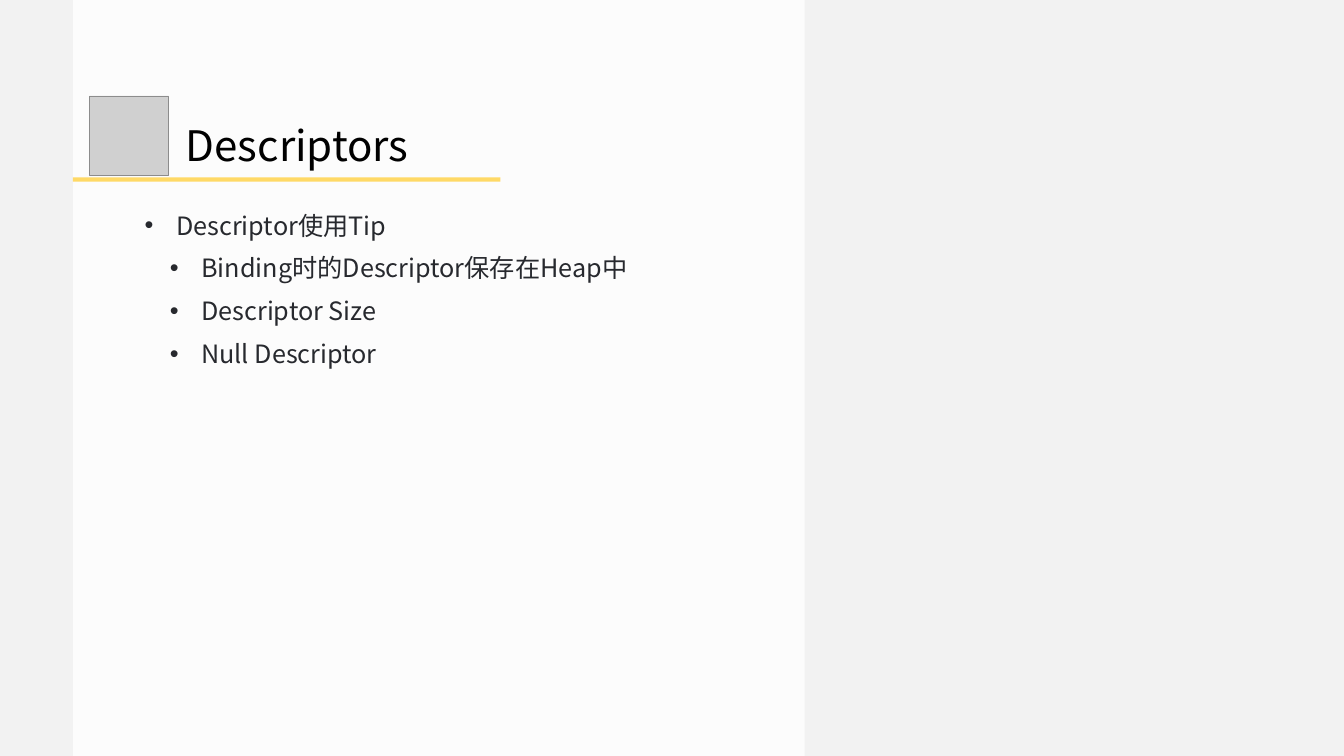
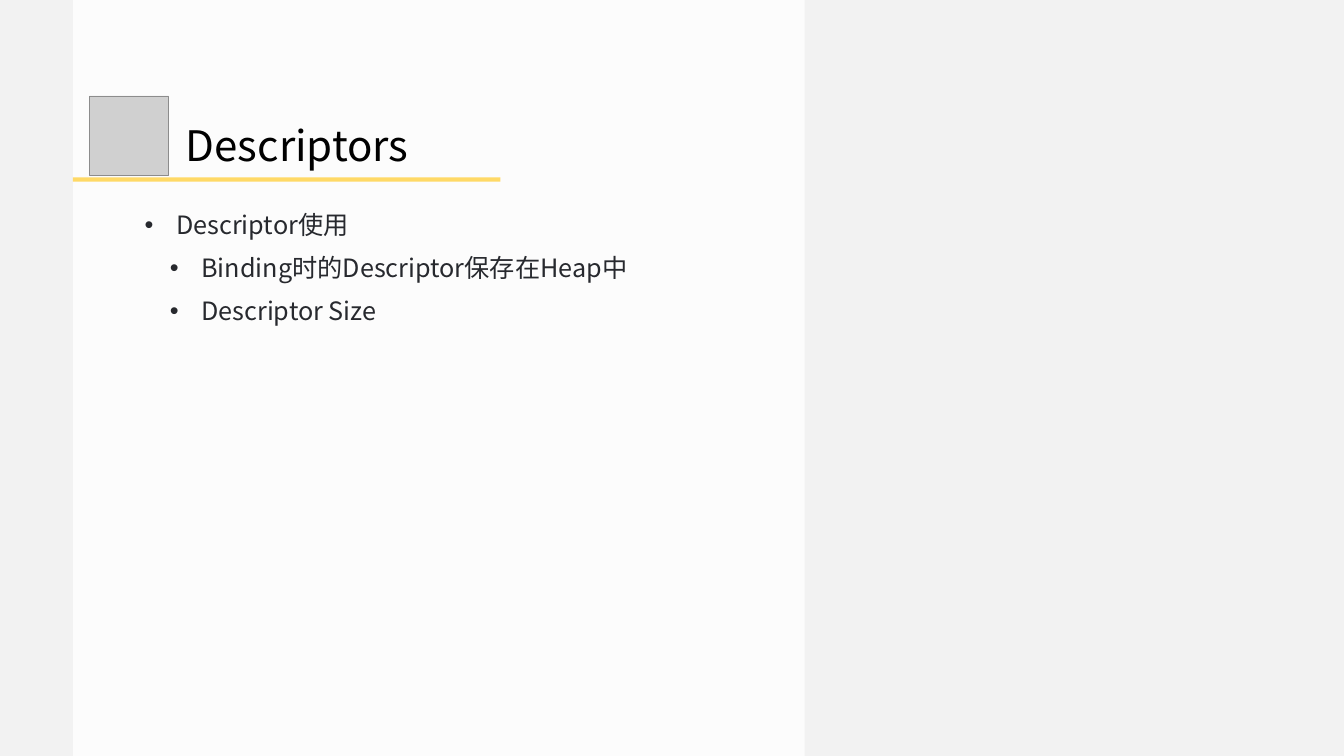
Before and after one commit to doomlover/KSGameEngineTutorials, a slide deck: slide 17 of PPTs/05.深入DX12绘制二.pptx. Drawn at 1344x756 pixels with LibreOffice and Linux fonts; fonts in the diff are those of the drawing; grey boxes stand for pictures. Boxes give left, top, right and bottom in pixels: in the first picture for what was removed or moved away, otherwise in the second. Text is boxed around its words. In the diff, an @@ line names an element or a change of style, - is before the commit and + after.

```diff
--- a/PPTs/05.深入DX12绘制二.pptx
+++ b/PPTs/05.深入DX12绘制二.pptx
@@ text at [176,213,348,240]: text changed @@
-• Descriptor使用Tip
+• Descriptor使用
@@ text at [201,343,377,369]: paragraph removed @@
-  • Null Descriptor
```
Also in this commit, not shown: 15 other slides changed, 2 slides added, 2 slides removed.
